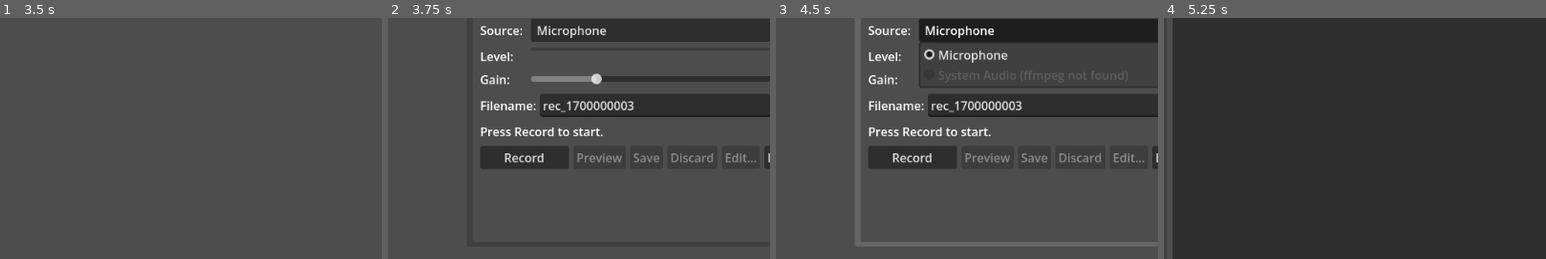
Above: before the commit, frames 1-4 (left to right).
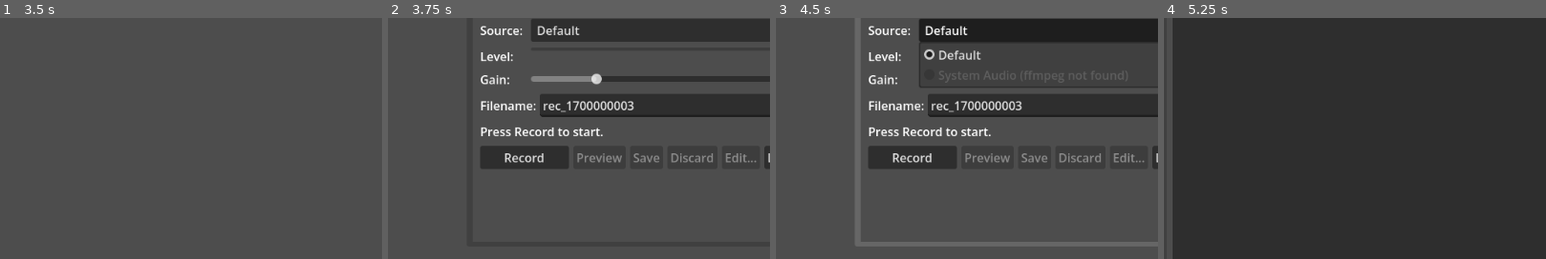
Above: after the commit, the same moments.

Repository: erocs/soundboard
Game: Godot game, scene res://main.tscn
Same seed, same stepped clock (60 frames per second), same inputs: the game is played once before the commit and once after it.
Inputs (mouse positions are % of the whole screen's width and height, from its top left):
- Up to frame 1 (3.5 s): click "Silence" at 0.5 s; click "Add Folder" at 1.25 s; click (50, 56) at 2.02 s; type "Alex" at 2.1 s; click "Cancel" at 2.75 s
- Up to frame 2 (3.75 s): click "Record Mic" at 3.5 s
- Up to frame 3 (4.5 s): click "Microphone" (after the commit: "Default") at 4.25 s
- Up to frame 4 (5.25 s): click "Files" at 5 s
The pictures show only the part of the screen within x 14-64%, y 37-87%; the shares and areas given below are measured in that part.

Frame 1 is identical in both runs. In frame 2, 0.4% of the frame differs, in the area x 39-58%, y 3-9%; in frame 3, 0.9%, in the area x 39-61%, y 3-19%; in frame 4, nothing differs.

Commit message:
Set constant effect on button play, Enumerate system input devices for record panel

Diff:
--- a/scripts/audio_capture/audio_capture.gd
+++ b/scripts/audio_capture/audio_capture.gd
@@ -31,6 +31,9 @@
 var _record_start_usec: int = 0
 var _input_gain: float = 1.0
 var _sys_record_pid := -1
+var _device_names: PackedStringArray = []
+var _ffmpeg_index: int = -1
+var _ffmpeg_available: bool = false
 
 func _ready() -> void:
 	_setup_capture_bus()
@@ -38,11 +41,8 @@
 	_save_btn.disabled = true
 	_discard_btn.disabled = true
 	_edit_btn.disabled = true
-	_source_option.add_item("Microphone", 0)
-	_source_option.add_item("System Audio", 1)
-	if OS.execute("where", ["ffmpeg"], []) != 0:
-		_source_option.set_item_disabled(1, true)
-		_source_option.set_item_text(1, "System Audio (ffmpeg not found)")
+	_ffmpeg_available = OS.execute("where", ["ffmpeg"], []) == 0
+	_populate_sources()
 	_source_option.item_selected.connect(_on_source_changed)
 	_record_btn.pressed.connect(_on_record_pressed)
 	_play_btn.pressed.connect(_on_play_pressed)
@@ -53,7 +53,45 @@
 	_gain_slider.value_changed.connect(_on_gain_changed)
 	_preview_player.finished.connect(_on_preview_finished)
 	close_requested.connect(_on_close_requested)
+	visibility_changed.connect(_on_visibility_changed)
 	_filename_edit.text = _generate_filename()
+
+func _on_visibility_changed() -> void:
+	if visible and not _recording:
+		_populate_sources()
+
+func _populate_sources() -> void:
+	var prev_device := ""
+	if _source_option.selected >= 0 and _source_option.selected < _device_names.size():
+		prev_device = _device_names[_source_option.selected]
+
+	_source_option.clear()
+	_device_names = AudioServer.get_input_device_list()
+
+	for dev in _device_names:
+		_source_option.add_item(dev)
+
+	_ffmpeg_index = _source_option.item_count
+	if _ffmpeg_available:
+		_source_option.add_item("System Audio (ffmpeg loopback)")
+	else:
+		_source_option.add_item("System Audio (ffmpeg not found)")
+		_source_option.set_item_disabled(_ffmpeg_index, true)
+
+	var restored := false
+	if not prev_device.is_empty():
+		for i in _device_names.size():
+			if _device_names[i] == prev_device:
+				_source_option.selected = i
+				restored = true
+				break
+	if not restored:
+		_source_option.selected = 0
+
+	_on_source_changed(_source_option.selected)
+
+func _is_mic_source() -> bool:
+	return _source_option.selected != _ffmpeg_index
 
 func _setup_capture_bus() -> void:
 	var bus_idx := AudioServer.get_bus_index(BUS_NAME)
@@ -69,7 +107,7 @@
 	_player.stream = AudioStreamMicrophone.new()
 
 func _on_source_changed(_index: int) -> void:
-	var is_mic := _source_option.selected == 0
+	var is_mic := _is_mic_source()
 	_meter_row.visible = is_mic
 	_gain_row.visible = is_mic
 
@@ -78,7 +116,7 @@
 		return
 	var elapsed := (Time.get_ticks_usec() - _record_start_usec) / 1_000_000.0
 	_status_label.text = "Recording: %.1fs" % elapsed
-	if _source_option.selected != 0 or _capture_effect == null:
+	if not _is_mic_source() or _capture_effect == null:
 		return
 	var available := _capture_effect.get_frames_available()
 	if available <= 0:
@@ -110,7 +148,10 @@
 	_source_option.disabled = true
 	_record_start_usec = Time.get_ticks_usec()
 	_recording = true
-	if _source_option.selected == 0:
+	if _is_mic_source():
+		var sel := _source_option.selected
+		if sel < _device_names.size():
+			AudioServer.input_device = _device_names[sel]
 		_sample_rate = int(AudioServer.get_mix_rate())
 		_capture_effect.clear_buffer()
 		_player.play()
@@ -136,7 +177,7 @@
 	_record_btn.text = "Record"
 	_source_option.disabled = false
 	_load_wav_btn.disabled = false
-	if _source_option.selected == 0:
+	if _is_mic_source():
 		_player.stop()
 		_level_meter.value = 0.0
 		if _pcm.size() > 0:
--- a/scripts/data/button_config.gd
+++ b/scripts/data/button_config.gd
@@ -12,3 +12,4 @@
 var repeat_mode: String = "off"   # "off" | "count" | "infinite"
 var repeat_count: int = 2         # total plays when repeat_mode == "count"
 var shape: String = "square"      # "square" | "circle" | "star"
+var effect: String = "random"     # "random" | "plasma" | "fire" | "glitch" | "ripple"
--- a/scripts/data/config_manager.gd
+++ b/scripts/data/config_manager.gd
@@ -259,6 +259,7 @@
 	cfg.repeat_mode = d.get("repeat_mode", "off")
 	cfg.repeat_count = int(d.get("repeat_count", 2))
 	cfg.shape = d.get("shape", "square")
+	cfg.effect = d.get("effect", "random")
 	if cfg.type == "folder" and d.has("children") and d["children"] is Array:
 		for child_data in d["children"]:
 			if child_data is Dictionary:
@@ -277,6 +278,7 @@
 		"repeat_mode": cfg.repeat_mode,
 		"repeat_count": cfg.repeat_count,
 		"shape": cfg.shape,
+		"effect": cfg.effect,
 	}
 	if cfg.type == "folder":
 		d["children"] = []
--- a/scripts/main.gd
+++ b/scripts/main.gd
@@ -11,6 +11,7 @@
 const MENU_ADD_SUBFOLDER := 6
 const MENU_SET_REPEAT    := 7
 const MENU_SET_SHAPE     := 8
+const MENU_SET_EFFECT    := 10
 
 @onready var _soundboard              = $VBoxContainer/SoundboardPanel
 @onready var _context_menu: PopupMenu = $ContextMenu
@@ -205,6 +206,7 @@
 		_context_menu.add_item("Assign WAV...", MENU_ASSIGN_WAV)
 		_context_menu.add_item("Set Repeat...", MENU_SET_REPEAT)
 		_context_menu.add_item("Set Shape...",  MENU_SET_SHAPE)
+		_context_menu.add_item("Set Effect...", MENU_SET_EFFECT)
 	elif config.type == "folder":
 		_context_menu.add_item("Add Sound to Folder...", MENU_ADD_SOUND)
 		_context_menu.add_item("Add Subfolder...",        MENU_ADD_SUBFOLDER)
@@ -224,6 +226,7 @@
 		MENU_ADD_SUBFOLDER: _show_add_to_folder_dialog(_context_config, "folder")
 		MENU_SET_REPEAT:    _show_repeat_dialog(_context_config)
 		MENU_SET_SHAPE:     _show_shape_dialog(_context_config)
+		MENU_SET_EFFECT:    _show_effect_dialog(_context_config)
 
 func _delete_context_item() -> void:
 	if _context_parent == null:
@@ -513,6 +516,71 @@
 	win.close_requested.connect(win.queue_free)
 	win.popup_centered()
 
+func _show_effect_dialog(config: ButtonConfig) -> void:
+	var win := Window.new()
+	win.title = "Playback Effect"
+	win.size = Vector2i(260, 160)
+	win.exclusive = true
+	win.wrap_controls = true
+
+	var margin := MarginContainer.new()
+	margin.anchor_right = 1.0
+	margin.anchor_bottom = 1.0
+	for side in ["margin_left", "margin_top", "margin_right", "margin_bottom"]:
+		margin.add_theme_constant_override(side, 12)
+
+	var vbox := VBoxContainer.new()
+	vbox.add_theme_constant_override("separation", 10)
+
+	var option := OptionButton.new()
+	option.add_item("Random",  0)
+	option.add_item("Plasma",  1)
+	option.add_item("Fire",    2)
+	option.add_item("Glitch",  3)
+	option.add_item("Ripple",  4)
+	match config.effect:
+		"plasma": option.selected = 1
+		"fire":   option.selected = 2
+		"glitch": option.selected = 3
+		"ripple": option.selected = 4
+		_:        option.selected = 0
+
+	var btn_bar := HBoxContainer.new()
+	var spacer  := Control.new()
+	spacer.size_flags_horizontal = Control.SIZE_EXPAND_FILL
+	var apply_btn  := Button.new()
+	apply_btn.text = "Apply"
+	apply_btn.custom_minimum_size = Vector2(80, 0)
+	var cancel_btn := Button.new()
+	cancel_btn.text = "Cancel"
+	cancel_btn.custom_minimum_size = Vector2(80, 0)
+	btn_bar.add_child(spacer)
+	btn_bar.add_child(apply_btn)
+	btn_bar.add_child(cancel_btn)
+
+	var fill := Control.new()
+	fill.size_flags_vertical = Control.SIZE_EXPAND_FILL
+	vbox.add_child(option)
+	vbox.add_child(fill)
+	vbox.add_child(btn_bar)
+	margin.add_child(vbox)
+	win.add_child(margin)
+	add_child(win)
+
+	apply_btn.pressed.connect(func():
+		const EFFECTS := ["random", "plasma", "fire", "glitch", "ripple"]
+		config.effect = EFFECTS[option.selected]
+		if _context_parent == null:
+			_soundboard.update_button(config)
+		else:
+			_soundboard.update_in_tree(config)
+		_refresh_open_folder()
+		win.queue_free()
+	)
+	cancel_btn.pressed.connect(win.queue_free)
+	win.close_requested.connect(win.queue_free)
+	win.popup_centered()
+
 func _show_color_picker(config: ButtonConfig) -> void:
 	var win := Window.new()
 	win.title = "Choose Button Color"
--- a/scripts/soundboard/sound_button.gd
+++ b/scripts/soundboard/sound_button.gd
@@ -113,7 +113,14 @@
 			"infinite": _playing_indicator.text = "∞"
 			"count":    _playing_indicator.text = "×%d" % config.repeat_count
 			_:          _playing_indicator.text = "▶"
-		var eff_mat := _effect_materials[randi() % _effect_materials.size()]
+		var eff_idx: int
+		match config.effect:
+			"plasma": eff_idx = 0
+			"fire":   eff_idx = 1
+			"glitch": eff_idx = 2
+			"ripple": eff_idx = 3
+			_:        eff_idx = randi() % _effect_materials.size()
+		var eff_mat := _effect_materials[eff_idx]
 		eff_mat.set_shader_parameter("shape_type", _shape_index(config.shape))
 		_effect_overlay.material = eff_mat
 		_playing_indicator.show()
